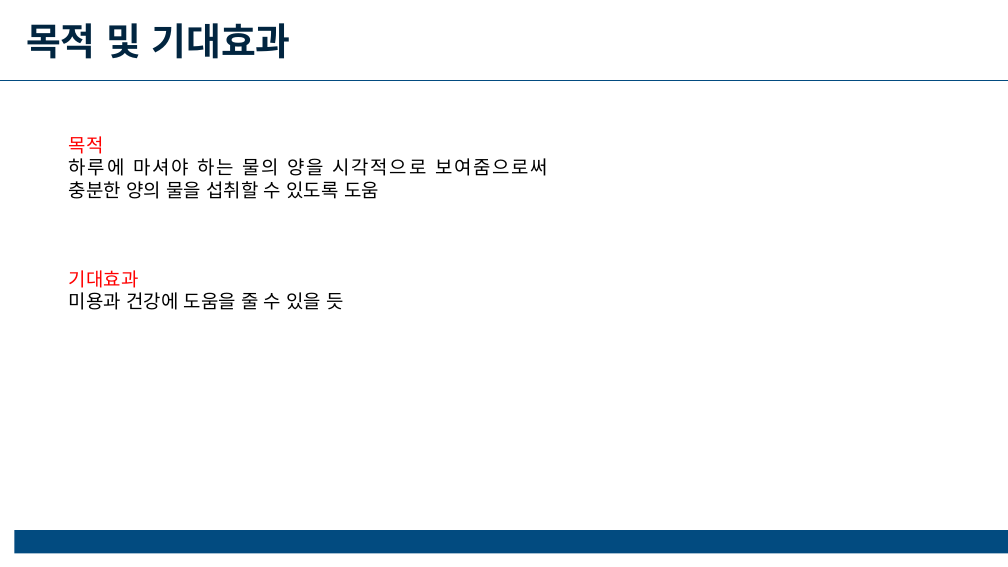
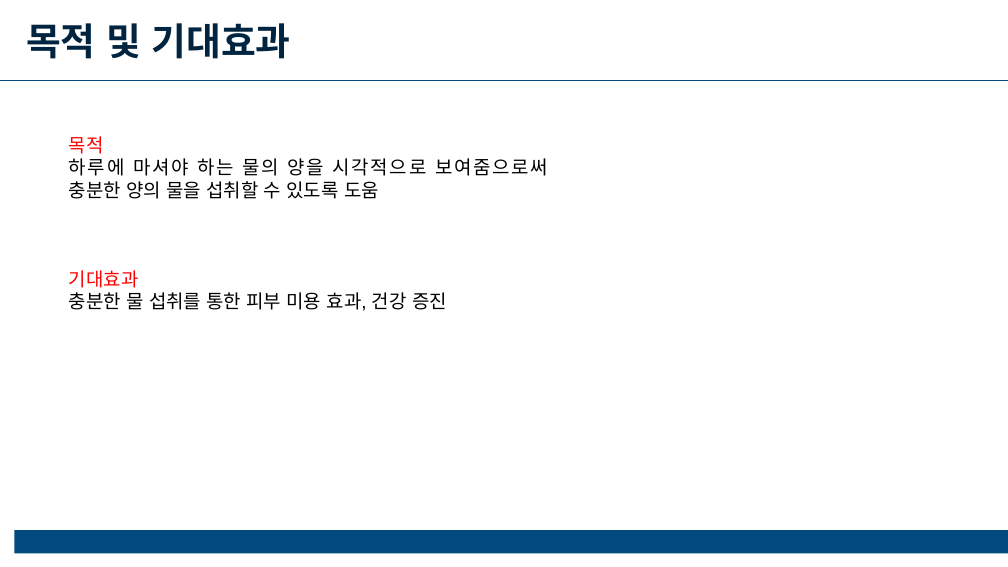
Before and after one commit to jongbeomkim/SmartTumbler, a slide deck: slide 3 of 스마트 텀블러 발표용 PPT.pptx. Drawn at 1008x567 pixels with LibreOffice and Linux fonts; fonts in the diff are those of the drawing. Boxes give left, top, right and bottom in pixels: in the first picture for what was removed or moved away, otherwise in the second. Text is boxed around its words. In the diff, an @@ line names an element or a change of style, - is before the commit and + after.

```diff
--- a/스마트 텀블러 발표용 PPT.pptx
+++ b/스마트 텀블러 발표용 PPT.pptx
@@ text at box(69, 292, 447, 311): text changed @@
-미용과 건강에 도움을 줄 수 있을 듯
+충분한 물 섭취를 통한 피부 미용 효과, 건강 증진
```
Also in this commit, not shown: 1 other slide changed.
